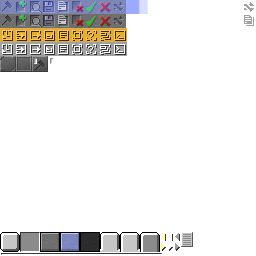
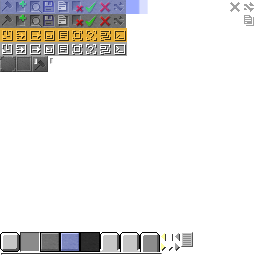
Two versions of the same layered image (256x256). Layer-by-layer changes:
painted on "图层" over box(230, 2, 240, 12)
